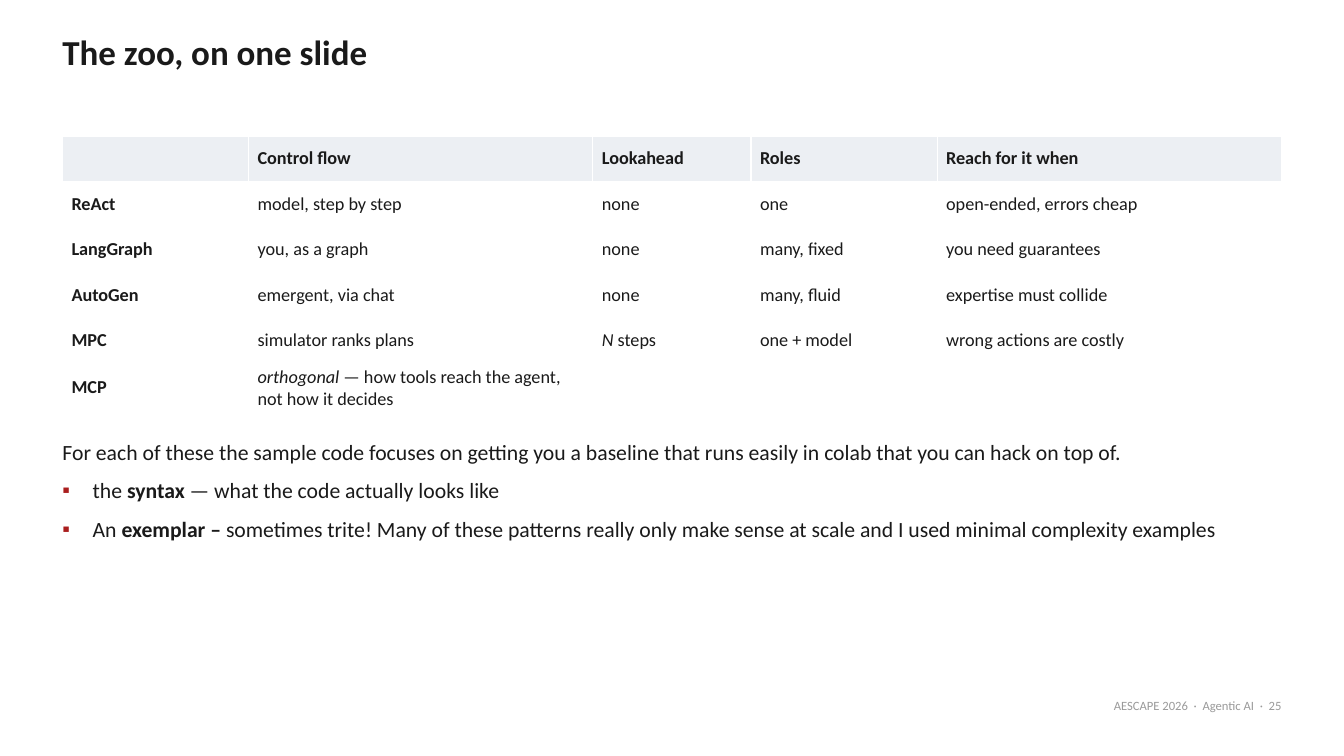
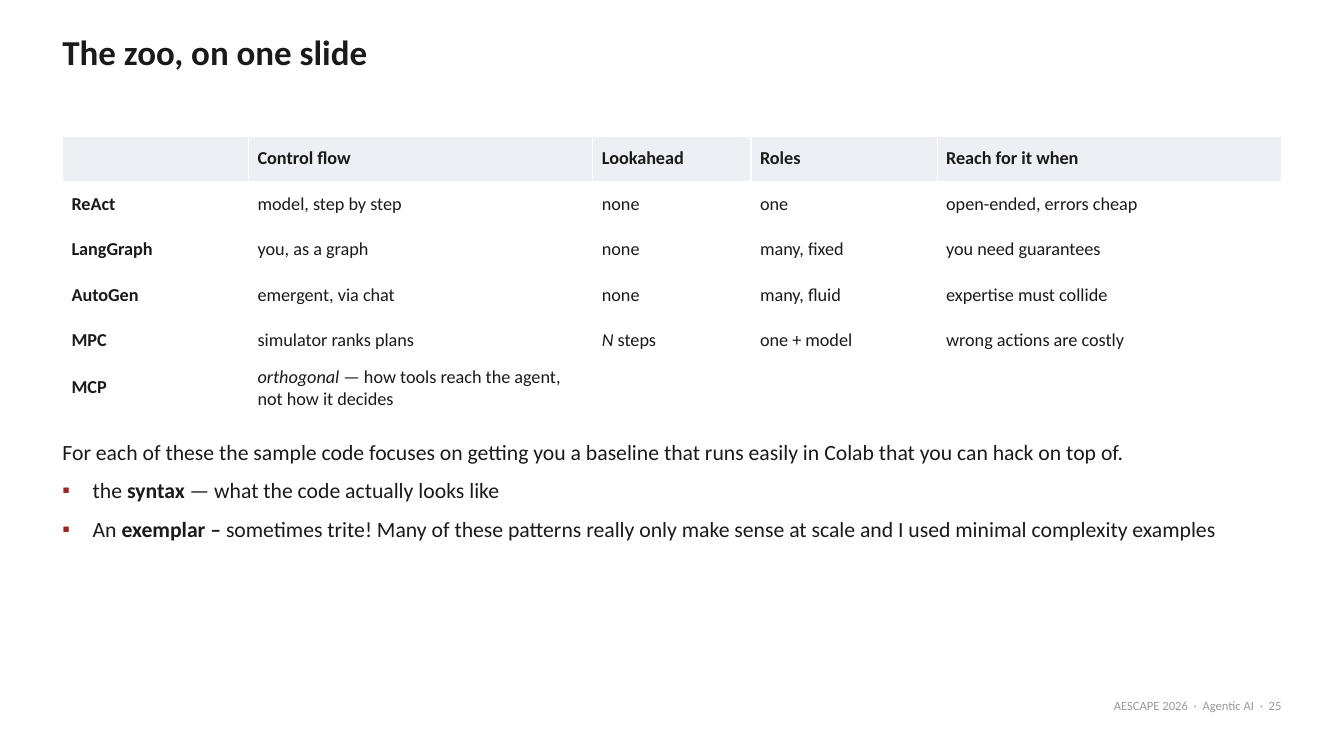
Before and after one commit to natrask/AESCAPE, a slide deck: slide 25 of slides/agentic_ai_intro.pptx. Drawn at 1344x756 pixels with LibreOffice and Linux fonts; fonts in the diff are those of the drawing. Boxes give left, top, right and bottom in pixels: in the first picture for what was removed or moved away, otherwise in the second. Text is boxed around its words. In the diff, an @@ line names an element or a change of style, - is before the commit and + after.

```diff
--- a/slides/agentic_ai_intro.pptx
+++ b/slides/agentic_ai_intro.pptx
@@ text at (62,445,1123,464): text changed @@
-For each of these the sample code focuses on getting you a baseline that runs easily in colab that you can hack on top of.
+For each of these the sample code focuses on getting you a baseline that runs easily in Colab that you can hack on top of.
```
Also in this commit, not shown: 9 other slides changed, 1 other file.
